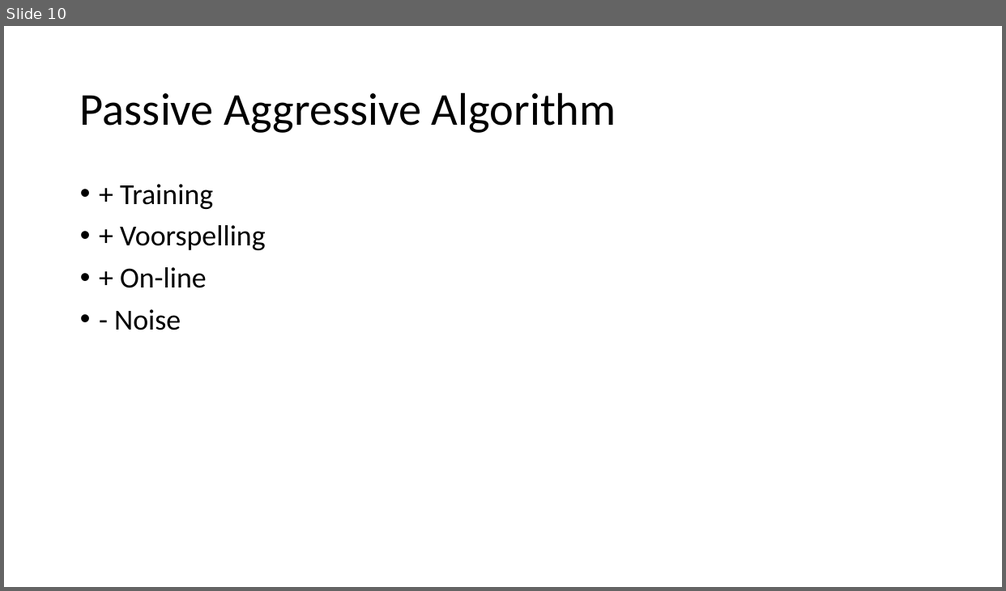
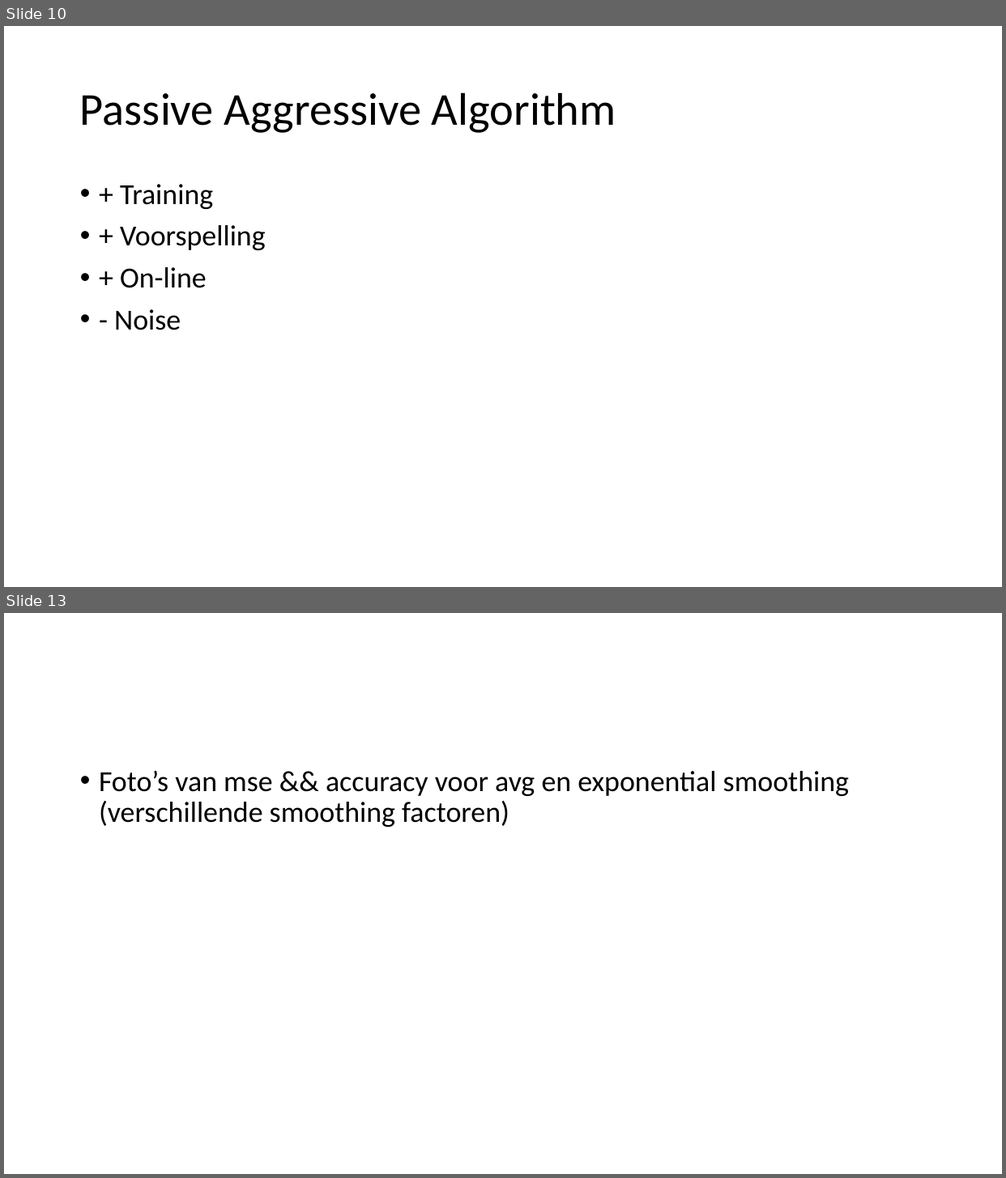
Before and after one commit to TooCools/Masterproef, a slide deck: Real-Time Cadansaanpassing in een Automatische Fietstransmissie.pptx. Shown one above the other, each under a label of ours: slide 10 before the commit, slides 10 and 13 after it; the slides between them are not shown. The pictures are 1006x591 and 1006x1178 pixels, drawn with LibreOffice and Linux fonts; fonts in the diff are those of the drawing. Boxes give left, top, right and bottom in pixels: in the first picture for what was removed or moved away, otherwise in the second. Text is boxed around its words. In the diff, an @@ line names an element or a change of style, - is before the commit and + after.

```diff
--- a/Real-Time Cadansaanpassing in een Automatische Fietstransmissie.pptx
+++ b/Real-Time Cadansaanpassing in een Automatische Fietstransmissie.pptx
@@ slide 13 added at (x1=4, y1=613, x2=1002, y2=1174), background #FFFFFF @@
@@ text added at (x1=99, y1=770, x2=849, y2=827), 28 pt, text #000000 @@
+• Foto’s van mse && accuracy voor avg en exponential smoothing (verschillende smoothing factoren)
```
Also in this commit, not shown: 3 other slides added, 2 slides removed, 6 other files.
